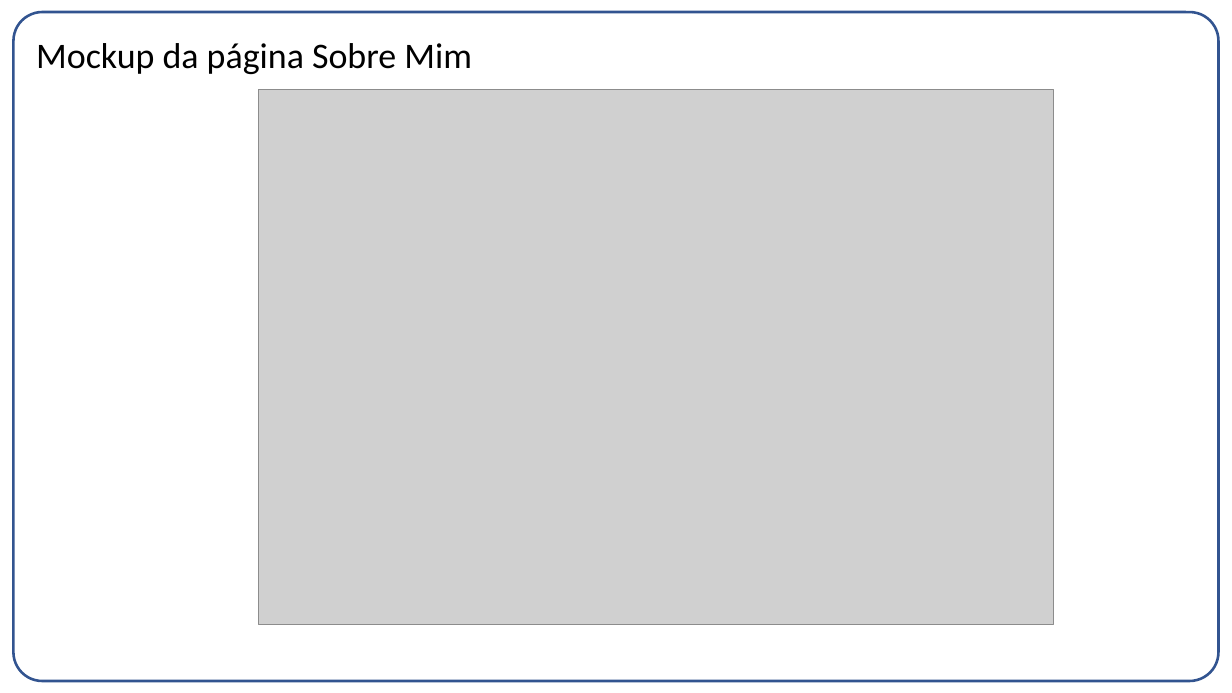
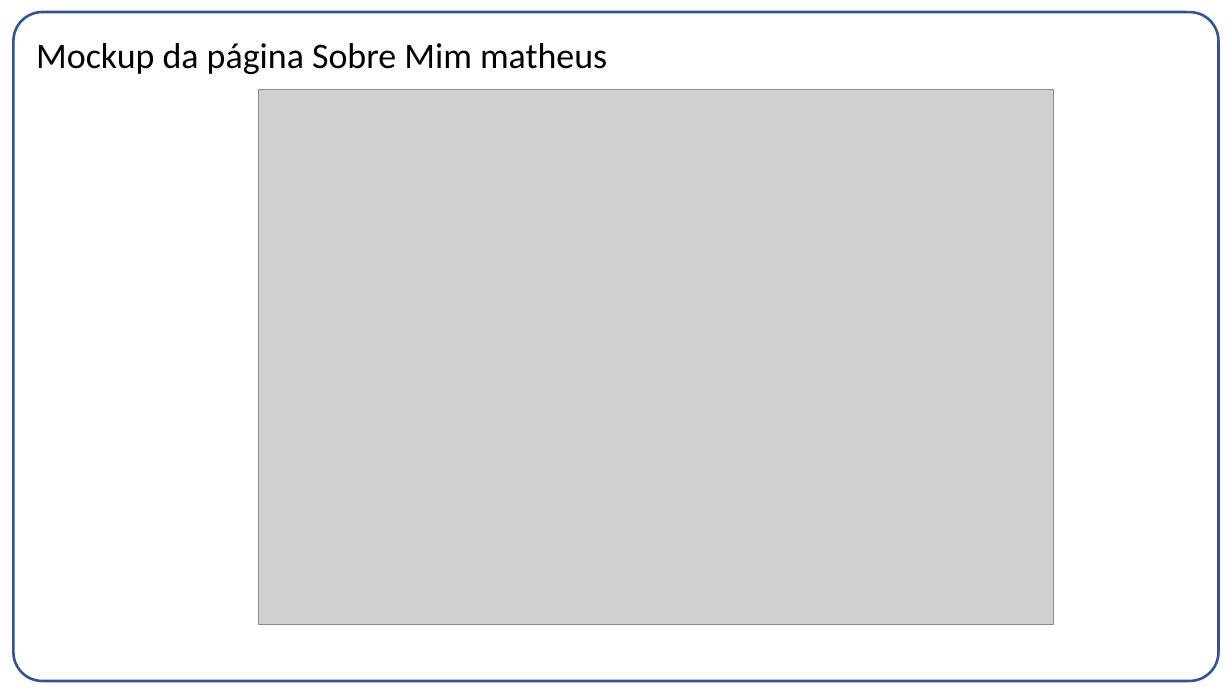
Before and after one commit to gabrielvf1/Co-Design-Projeto-1, a slide deck: slide 10 of Entrega03.pptx. Drawn at 1232x693 pixels with LibreOffice and Linux fonts; fonts in the diff are those of the drawing; grey boxes stand for pictures. Boxes give left, top, right and bottom in pixels: in the first picture for what was removed or moved away, otherwise in the second. Text is boxed around its words. In the diff, an @@ line names an element or a change of style, - is before the commit and + after.

```diff
--- a/Entrega03.pptx
+++ b/Entrega03.pptx
@@ title at <box>36,43,607,74</box>: text changed @@
-Mockup da página Sobre Mim
+Mockup da página Sobre Mim matheus
```
Also in this commit, not shown: 9 other slides changed.
